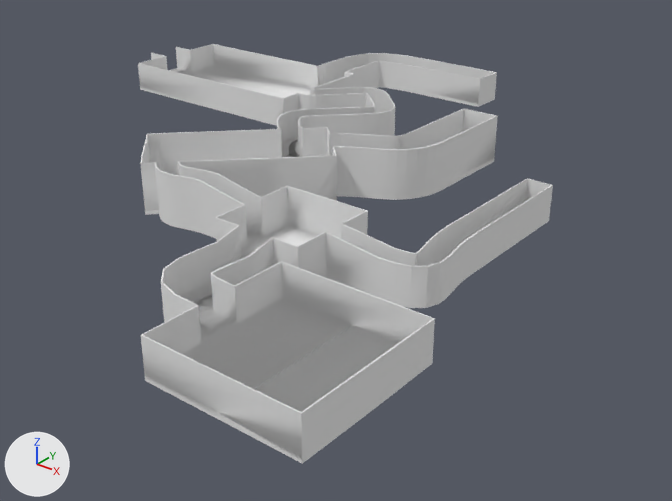
What one commit did to the FBX model Assets/Models/env/Level/NewLevel.fbx.
The view is the same before and after, from a 50 mm lens placed at (5.25, -5.85, 5.11), pointed at (-2.88, 4.32, -1.2). The axes (+X, +Y, +Z) are drawn at lower left. The lights are the same throughout. Vertices at the same position are counted once.
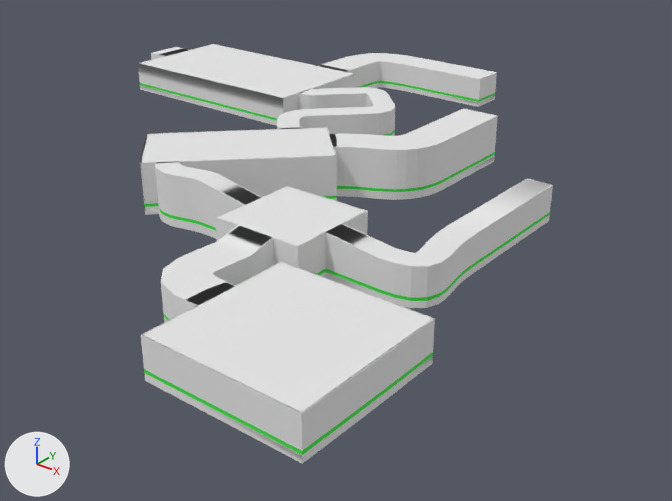
Boxes [x1, y1, x2, y2] around the edits, measured in the pictures (672 x 501 px):
part 1 of me_cube, added: after [138, 53, 553, 456]
part 2 of me_cube, recoloured: before [184, 72, 290, 98]

The change in detail:
Material 'Strip' (mat_strip) is new.
Its base color is (0.0562, 0.8, 0.0615) (green #43e746).
Its roughness is 1.0.
Material 'Path' (mat_path) is new.
Its base color is (0.335, 0.8, 0.257) (green #9de78b).
Material 'Floor' (mat_floor) is new.
Its base color is (0.8, 0.8, 0.8) (white #e7e7e7).
me_cube is used by ob_cube; location (0.0, 0.0, 0.0).
me_cube had 1392 vertices, 1841 faces and spanned x -9.36..1.02, y -1.01..9.49, z -0.04..0.71.
me_cube now has 3272 vertices, 3752 faces and spans x -9.36..1.02, y -1.01..9.49, z -0.04..0.71.
me_cube part 1: 1880 vertices added at x -9.36..1.02, y -1.01..9.49, z -0.04..0.48.
me_cube part 2: 1 face spanning x -8.91..-6.07, y 6.44..7.08, z 0.04 switches from mat_material (white #e7e7e7) to mat_path (green #9ce78b).
me_cube now uses material mat_strip (green #43e746).
me_cube now uses material mat_floor (white #e7e7e7).
me_cube now uses material mat_path (green #9de78b).
